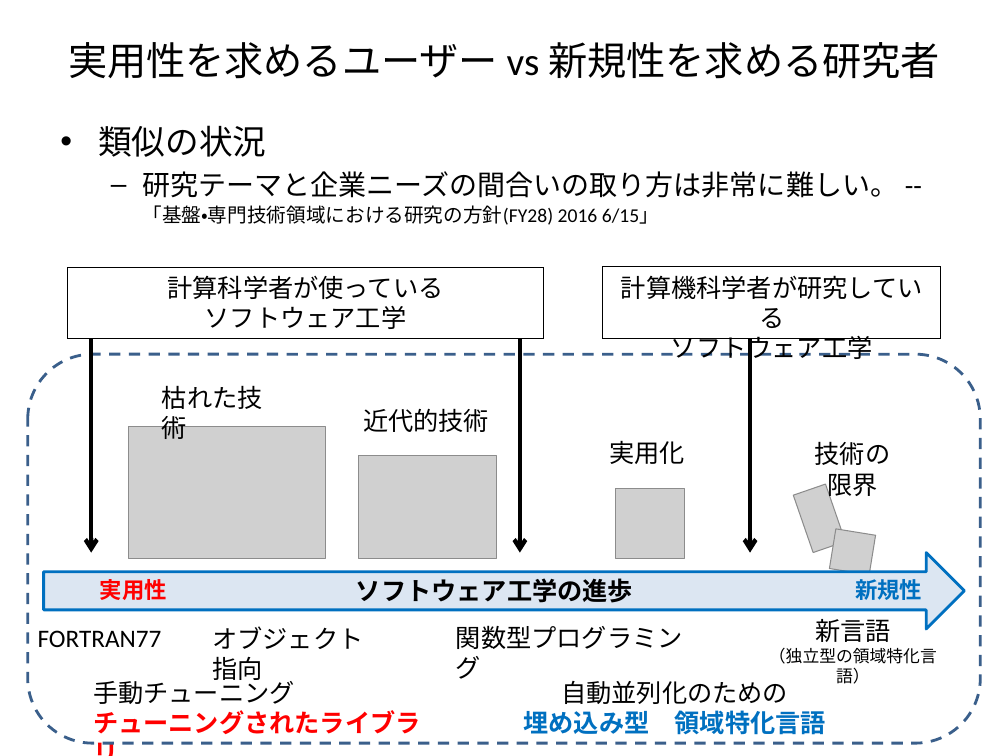
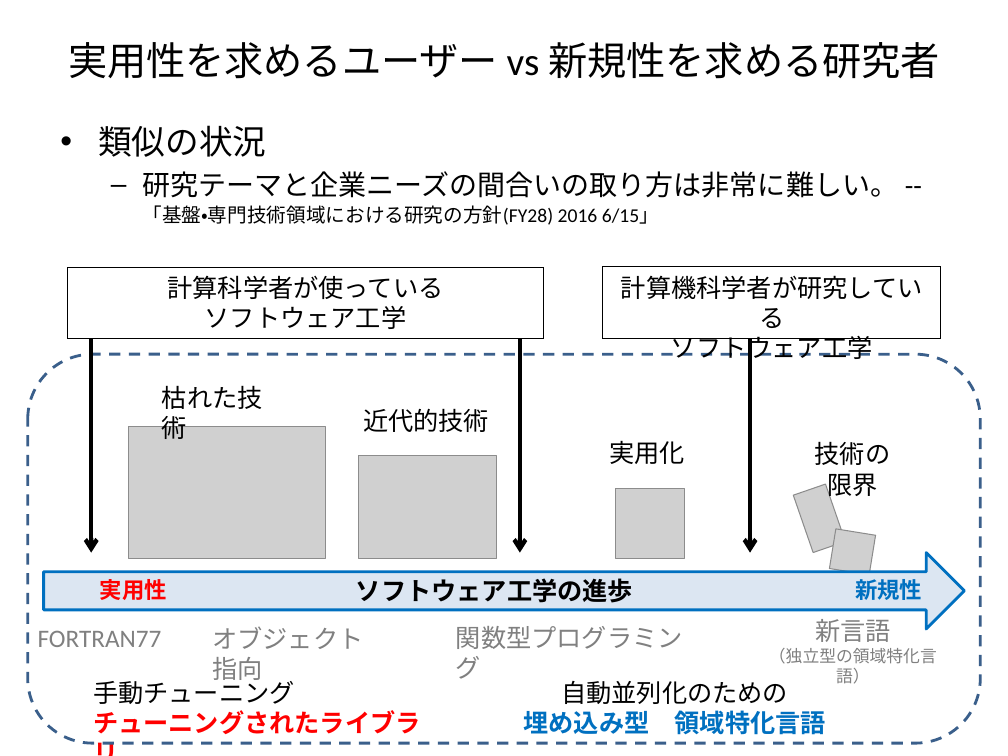
Before and after one commit to masa-ito/ProtoToPoisson, a slide deck: slide 1 of doc/source/NoveltyVsUtility.pptx. Drawn at 1008x756 pixels with LibreOffice and Linux fonts; fonts in the diff are those of the drawing; grey boxes stand for pictures. Boxes give left, top, right and bottom in pixels: in the first picture for what was removed or moved away, otherwise in the second. Text is boxed around its words. In the diff, an @@ line names an element or a change of style, - is before the commit and + after.

```diff
--- a/doc/source/NoveltyVsUtility.pptx
+++ b/doc/source/NoveltyVsUtility.pptx
@@ text colour #000000 to #808080 in 4 elements at <box>38,631,162,647</box>, <box>212,627,363,685</box>, <box>456,626,683,649</box>, <box>769,619,937,684</box> @@
```
Also in this commit, not shown: 1 other slide changed, 1 other file.
